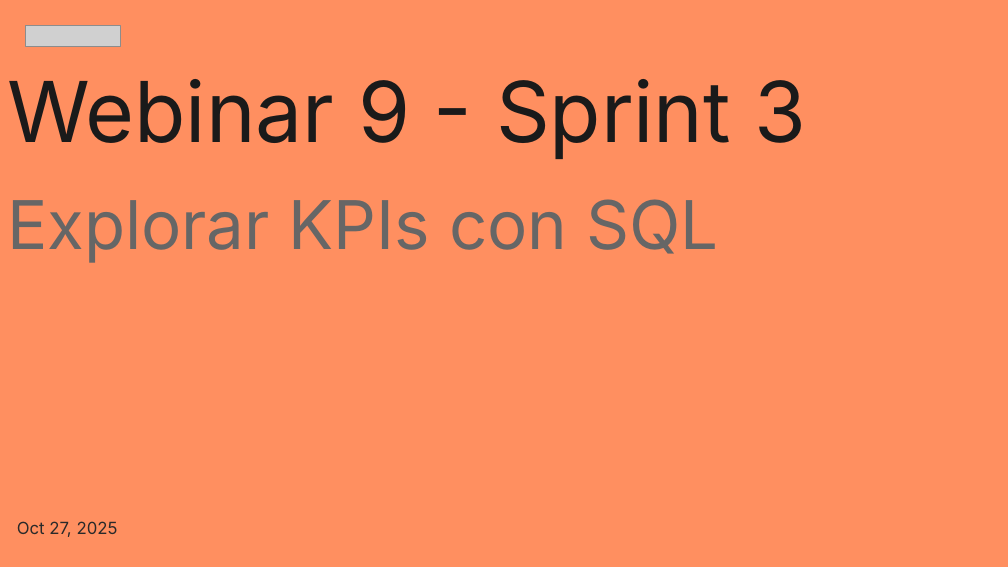
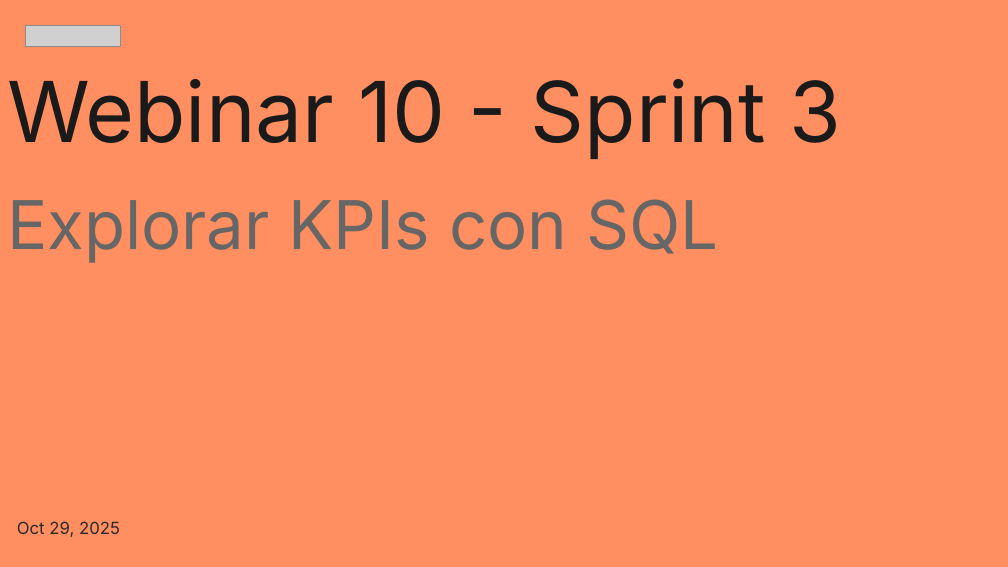
Before and after one commit to zyntonyson/bootcamp_ds_da, a slide deck: slide 1 of 03-da-v8-explora-kpis-sql/10-SQL.pptx. Drawn at 1008x567 pixels with LibreOffice and Linux fonts; fonts in the diff are those of the drawing; grey boxes stand for pictures. Boxes give left, top, right and bottom in pixels: in the first picture for what was removed or moved away, otherwise in the second. Text is boxed around its words. In the diff, an @@ line names an element or a change of style, - is before the commit and + after.

```diff
--- a/03-da-v8-explora-kpis-sql/10-SQL.pptx
+++ b/03-da-v8-explora-kpis-sql/10-SQL.pptx
@@ title at [7,79,842,263]: text changed @@
-Webinar 9 - Sprint 3
-Explorar KPIs con SQL
+Webinar 10 - Sprint 3
+Explorar KPIs con SQL
@@ subtitle at [17,521,120,537]: text changed @@
-Oct 27, 2025
+Oct 29, 2025
```
Also in this commit, not shown: 2 other slides changed, 2 slides removed, 7 other files.
